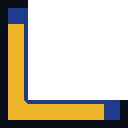
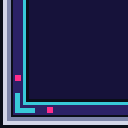
Revision of a layered 128 x 128 image; what changed, layer by layer:
renamed "gold" to "frame", painted on it over [3, 0, 128, 125]
removed layer "cob" over [8, 8, 120, 120]
removed layer "ink" over [3, 0, 128, 125]
